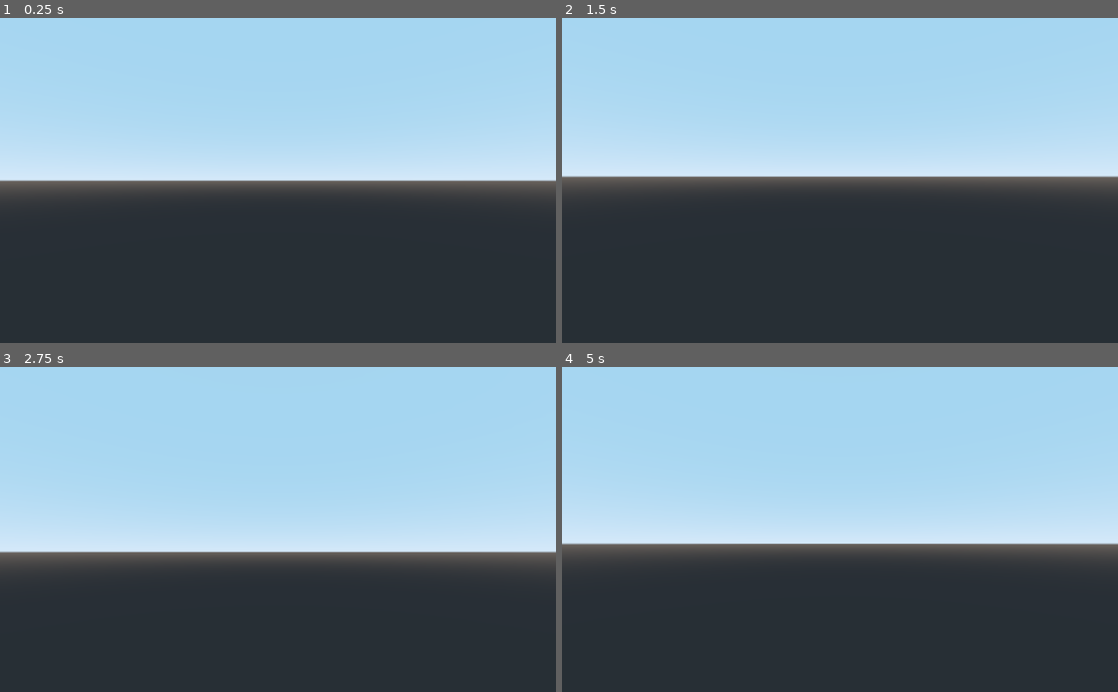
Above: before the commit, frames 1-4 (two rows, left to right).
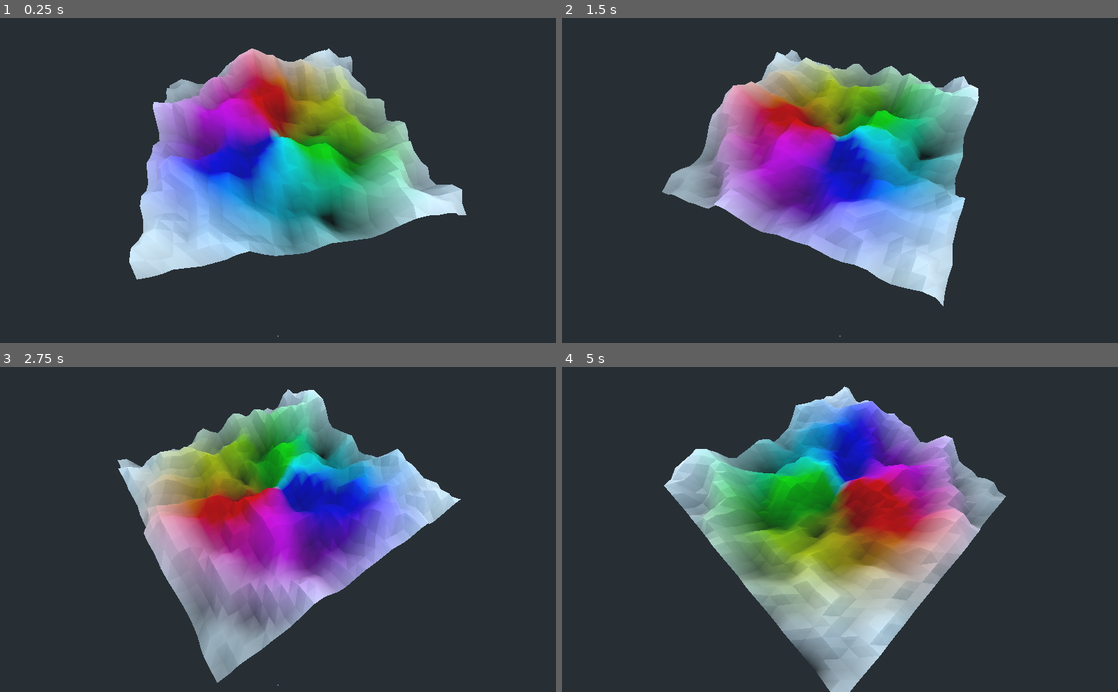
Above: after the commit, the same moments.

Repository: MrRoboman4321/Terrain-Meshes
Game: Godot game, scene res://Main.tscn
Two runs of this game, one before a commit and one after it. Both use one fixed random seed, a clock stepped at 60 frames per second and the inputs below.
Inputs (mouse positions are in pixels of both pictures, inside the frame that each line leads up to):
- Up to frame 1 (0.25 s): no input
- Up to frame 2 (1.5 s): move the mouse to (867, 180) at 0.52 s; hold Up (ui_up) from 0.53 s (still down); click (867, 180) at 0.67 s; move the mouse to (812, 180) at 1.27 s
- Up to frame 3 (2.75 s): keep holding Up (ui_up); move the mouse to (289, 523) at 2.02 s
- Up to frame 4 (5 s): keep holding Up (ui_up); move the mouse to (834, 536) at 2.77 s; click (834, 536) at 2.92 s; move the mouse to (878, 532) at 3.52 s; move the mouse to (795, 526) at 4.27 s

The runs differ from the first frame. In frame 1, 64% of the frame differs, in the area x 0-100%, y 0-99%; in frame 2, 62%; in frame 3, 67%; in frame 4, 68%, in the area x 0-100%, y 0-100%.

Commit message:
Rotating camera

Diff:
--- a/Main.gd
+++ b/Main.gd
@@ -1,12 +1,15 @@
 extends Spatial
 
 onready var meshInstance = $Mesh
+onready var cam = $Camera
 
 const SIZE = 20.0
 
+var deg = 0
+
 func _ready():
     var TerrainMesh = load("res://TerrainMesh.gd").TerrainMesh
-    var terrain = TerrainMesh.new(100.0)
+    var terrain = TerrainMesh.new(30.0)
 
     terrain.attachToMesh(meshInstance)
 
@@ -26,8 +29,13 @@
 
     return y1 + (scaled * rightSpan)
 
-#warning-ignore:unused_argument
+func _updateCamera(delta):
+    var x = 3*sqrt(20) * cos(delta * PI/4 + deg) + 10
+    var z = 3*sqrt(20) * sin(delta * PI/4 + deg) + 10
+    deg += delta * PI/4
+
+    cam.set_translation(Vector3(x, 20, z))
+    cam.look_at(Vector3(10, 0, 10), Vector3(0, 1, 0))
+
 func _process(delta):
-    pass
-    #angle += delta * 30
-    #meshInstance.rotation_degrees = Vector3(0, 0, angle)
+    _updateCamera(delta)
--- a/Main.tscn
+++ b/Main.tscn
@@ -9,7 +9,7 @@
 [node name="Mesh" type="MeshInstance" parent="."]
 
 [node name="Camera" type="Camera" parent="."]
-transform = Transform( -4.37114e-008, 0, 1, 0, 1, 0, -1, 0, -4.37114e-008, 22.347, 25, 0 )
+transform = Transform( -4.37114e-008, 0, 1, 0, 1, 0, -1, 0, -4.37114e-008, 22.347, 15, 0 )
 script = ExtResource( 2 )
 
 [node name="DirectionalLight" type="DirectionalLight" parent="."]
Not shown, added: Terrain.zip
